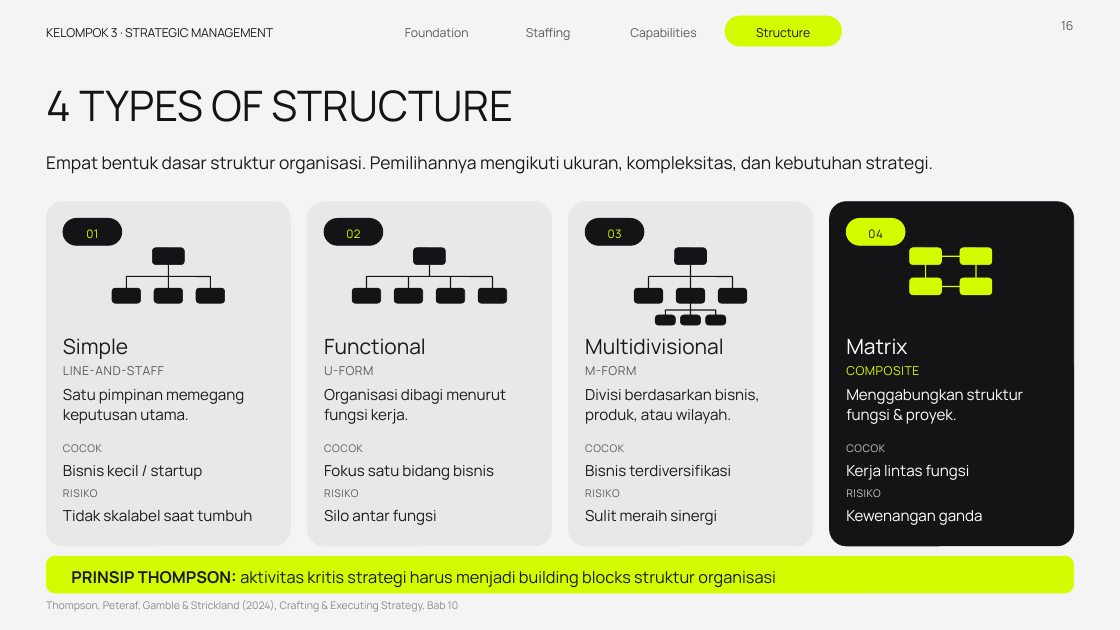
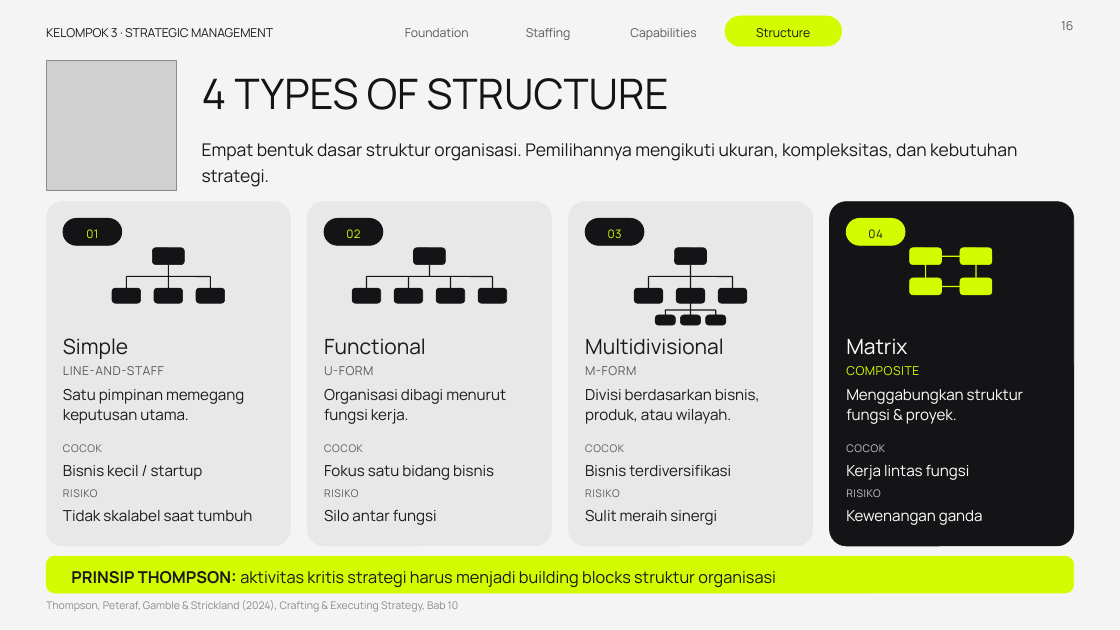
Before and after one commit to aslihabnuri/Dom-Manipulation, a slide deck: slide 16 of presentasi_ch10_kelompok3/SMJKT_Group 3_Aslih_Chapter 10 Strategy Execution.pptx. Drawn at 1120x630 pixels with LibreOffice and Linux fonts; fonts in the diff are those of the drawing; grey boxes stand for pictures. Boxes give left, top, right and bottom in pixels: in the first picture for what was removed or moved away, otherwise in the second. Text is boxed around its words. In the diff, an @@ line names an element or a change of style, - is before the commit and + after.

```diff
--- a/presentasi_ch10_kelompok3/SMJKT_Group 3_Aslih_Chapter 10 Strategy Execution.pptx
+++ b/presentasi_ch10_kelompok3/SMJKT_Group 3_Aslih_Chapter 10 Strategy Execution.pptx
@@ picture added at (x1=46, y1=60, x2=176, y2=191) @@
@@ text "4 TYPES OF STRUCTURE" moved from (x1=46, y1=90, x2=513, y2=122) to (x1=202, y1=78, x2=669, y2=110) @@
@@ text "Empat bentuk dasar struktur organisasi. ..." rewrapped from (x1=46, y1=156, x2=934, y2=174) to (x1=202, y1=143, x2=1017, y2=187) @@
```
Also in this commit, not shown: 4 other slides changed, 1 other file.
